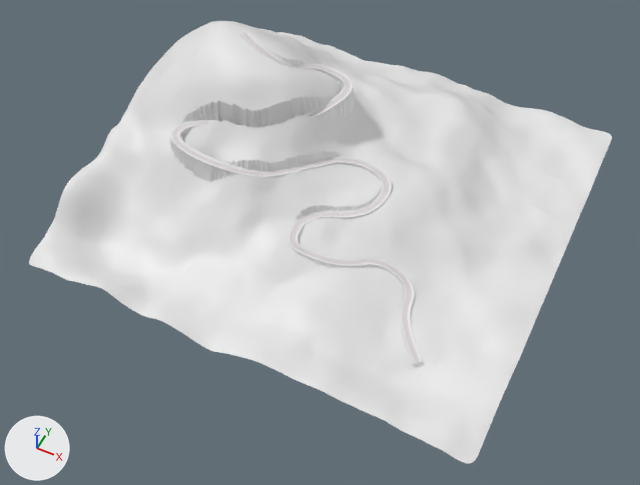
The FBX model Assets/Models/Road_V_1.fbx, before and after one commit.
Rendered twice from a 50 mm camera at (172.0, -272.0, 225.0) aimed at (57.0, -43.0, -61.0). Every picture has the same lights, and +X, +Y and +Z are marked at lower left. Where no turn or scale is listed for an object, it has been applied to the vertices. Vertices at the same position are counted once.

Objects in the first picture: 'Plane.001', 'Road.001'.
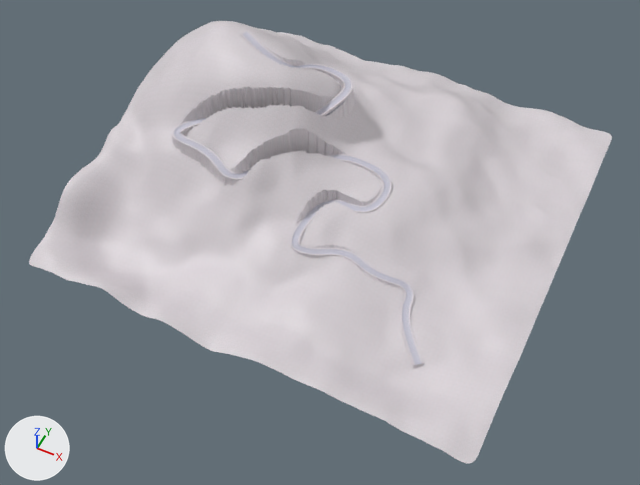
What differs and where, as boxes (x1, y1, x2, y2) in the pictures (640 x 485 px; the box of a moved part takes in the faces that stretch with it):
```json
{"object": "Plane.001", "change": "surface changed, reshaped, shading changed", "before": [29, 21, 612, 463], "after": [29, 21, 612, 463]}
{"object": "Road.001", "change": "surface changed, reshaped", "before": [171, 31, 423, 365], "after": [172, 31, 423, 365]}
{"part": 1, "of": "me_plane_002", "change": "moved or reshaped", "before": [170, 86, 401, 290], "after": [170, 86, 400, 290]}
{"part": 2, "of": "me_plane_002", "change": "shading changed", "before": [29, 21, 612, 463], "after": [29, 21, 612, 463]}
{"part": 3, "of": "me_plane_005", "change": "moved or reshaped", "before": [171, 32, 423, 365], "after": [172, 32, 423, 365]}
{"part": 4, "of": "me_plane_005", "change": "surface changed", "before": [240, 31, 353, 101], "after": [240, 31, 353, 101], "on screen": "white to grey"}
```

The change, as JSON lines over the scene's bpy script:
```json
{"op": "remove", "block": "mat_snow", "code": "mat_snow.base_color = (0.8, 0.8, 0.8)  # white #e7e7e7"}
{"op": "add", "block": "mat_snow", "code": "mat_snow.texture = img_snow_texture_128_png"}
{"block": "me_plane_002", "where": "me_plane_002.from_pydata(...)  # 66049 vertices, 65536 faces; spans x -100.0..100.0, y -100.0..101.0, z -4.0..67.0"}
{"block": "me_plane_002", "where": "# used by ob_plane_001; location = (52.9, -11.4, -65.2)"}
{"block": "me_plane_002", "change": "me_plane_002 part 1: 2118 of 66049 vertices moved; they spanned x -66.0..45.0, y -49.0..17.0, z 5.0..57.0 and now span x -66.0..45.0, y -49.0..17.0, z 6.0..52.0; mean shift (0.0, 0.0, -3.0); largest move (-31.0, -7.0, 57.0) -> (-31.0, -7.0, 30.0)"}
{"block": "me_plane_002", "change": "me_plane_002 part 2: edges marked sharp go from 108925 to 109291"}
{"block": "me_plane_005", "where": "# used by ob_road_001; location = (52.9, -11.4, -65.1)"}
{"op": "remove", "block": "me_plane_005", "code": "me_plane_005.from_pydata(...)  # 7209 vertices, 6400 faces; spans x -66.9..66.5, y -69.0..27.3, z -1.8..65.9"}
{"op": "add", "block": "me_plane_005", "code": "me_plane_005.from_pydata(...)  # 10256 vertices, 9444 faces; spans x -66.7..66.8, y -69.3..27.3, z -1.9..65.9"}
{"block": "me_plane_005", "change": "me_plane_005 part 3: 50 vertices moved within x -62.5..65.6, y -68.6..13.4, z -1.5..45.0; 6051 vertices removed from x -66.9..66.5, y -69.0..27.2, z -1.8..65.5; 9098 vertices added at x -66.7..66.8, y -69.3..27.1, z -1.9..65.6"}
{"block": "me_plane_005", "change": "me_plane_005 part 4: 518 kept faces spanning x -55.1..-5.9, y 4.8..27.3, z 44.4..65.9 get new texture (UV) coordinates"}
```
